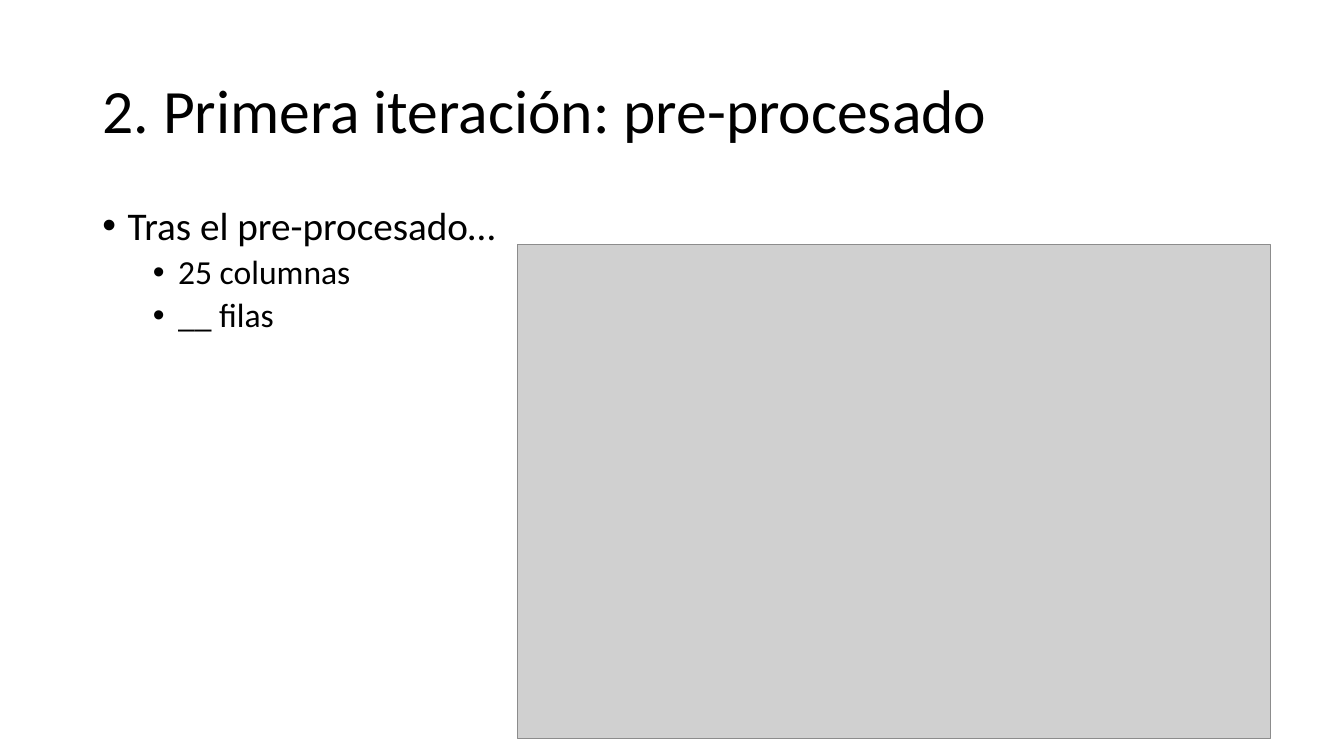
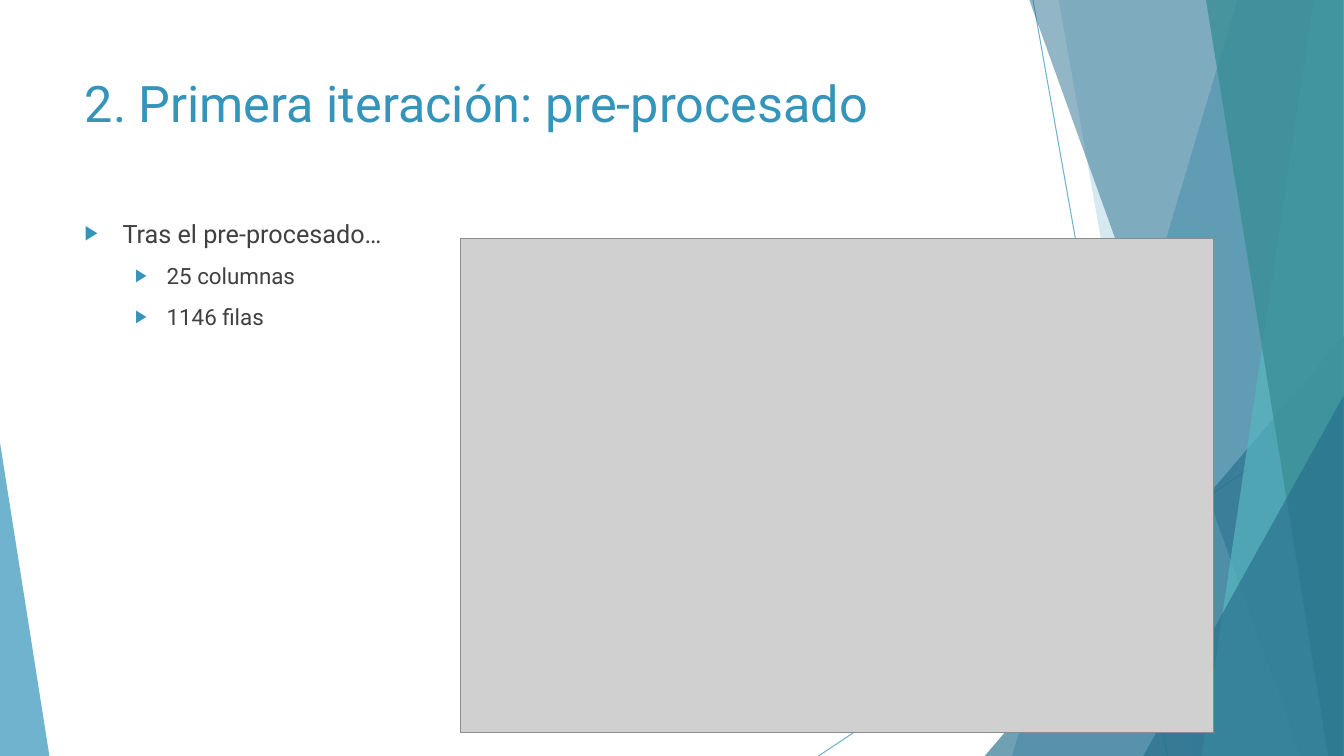
Before and after one commit to Geadalu/DataMiningHealth, a slide deck: slide 15 of Presentación DataMiningHealth.pptx (slide 14 before the commit). Drawn at 1344x756 pixels with LibreOffice and Linux fonts; fonts in the diff are those of the drawing; grey boxes stand for pictures. Boxes give left, top, right and bottom in pixels: in the first picture for what was removed or moved away, otherwise in the second. Text is boxed around its words. In the diff, an @@ line names an element or a change of style, - is before the commit and + after.

```diff
--- a/Presentación DataMiningHealth.pptx
+++ b/Presentación DataMiningHealth.pptx
@@ title "2. Primera iteración: pre-procesado": place and size @@
-title "2. Primera iteración: pre-procesado" at (102, 90, 987, 143)
+title "2. Primera iteración: pre-procesado" at (85, 84, 868, 133)
@@ title "2. Primera iteración: pre-procesado" at (85, 84, 868, 133): size 44 to 36 pt, font Calibri to Roboto, text colour #000000 to #3494BA; line spacing 0.9 to 1; vertical alignment middle to top @@
@@ text "Tras el pre-procesado…": place and size @@
-text "Tras el pre-procesado…" at (128, 212, 495, 328)
+text "Tras el pre-procesado…" at (123, 224, 381, 325)
@@ text at (123, 224, 381, 284): size 28 to 18 pt in "Tras el pre-procesado…"; font Calibri to Roboto, text colour #000000 to #404040 in "Tras el pre-procesado…", "25 columnas"; size 24 to 16 pt in "25 columnas"; bullet • to ▶; line spacing 0.9 to 1; more space between paragraphs @@
@@ picture: place and size @@
-picture at (517, 245, 1270, 739)
+picture at (461, 238, 1214, 732)
@@ text at (167, 308, 263, 325): text changed; size 24 to 16 pt; font Calibri to Roboto; text colour #000000 to #404040 @@
-  • __ filas
+  ▶ 1146 filas
@@ group added at (0, 0, 1344, 756): 5 freeform shapes, 3 triangles, 2 lines @@
```
Also in this commit, not shown: 14 other slides changed, 5 slides added, 2 other files.
